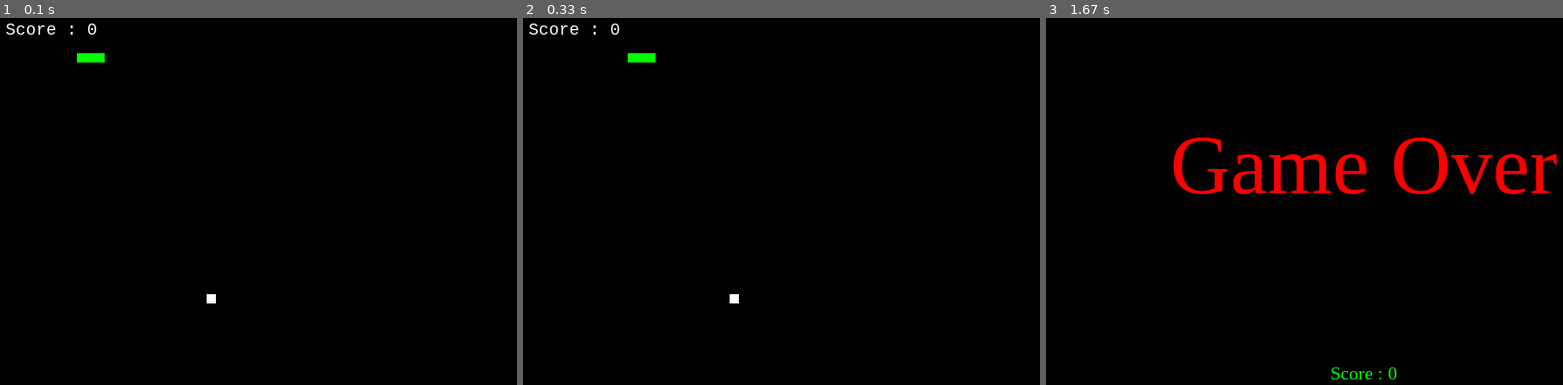
Above: before the commit, frames 1-3 (left to right).
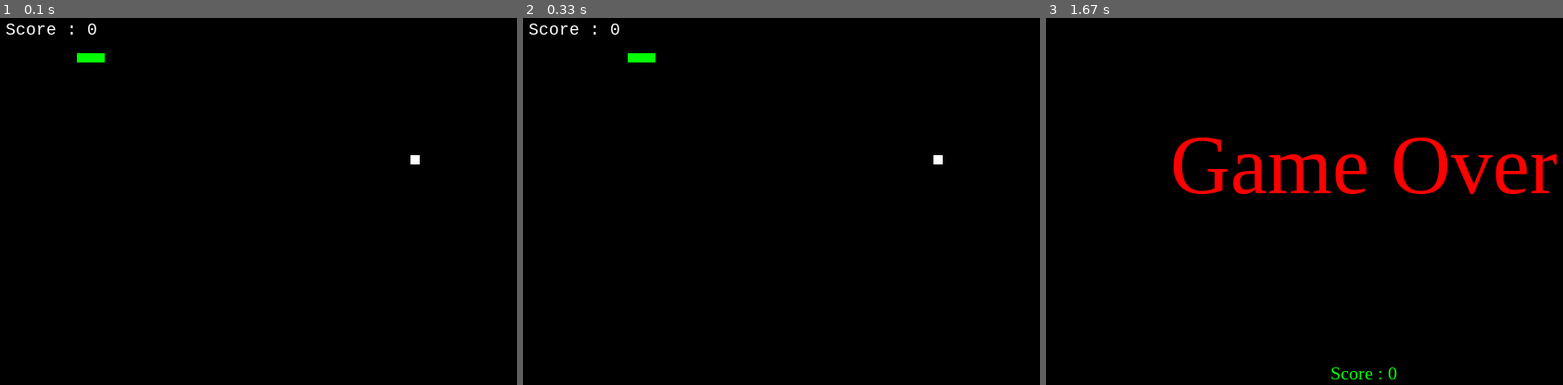
Above: after the commit, the same moments.

Repository: Worldeditory/snake_pygame
Game: pygame game, started from snake.py
The game is run twice, just before and just after one commit, with the same random seed, the same clock (stepped at 60 frames per second) and the same inputs.
Inputs:
- Up to frame 1 (0.1 s): no input
- Up to frame 2 (0.33 s): no input
- Up to frame 3 (1.67 s): tap A at 0.33 s

The runs differ from the first frame. In frame 1, less than 0.1% of the frame differs, in the area x 39-82%, y 37-78%; in frame 2, less than 0.1%; in frame 3, nothing differs.

Commit message:
obstacle add
장애물 생성 및 충돌 시 게임오버 추가함

Diff:
--- a/snake.py
+++ b/snake.py
@@ -29,7 +29,8 @@
 # Delete the '%pip' code and run this code if you want to run on python
 import sys
 import subprocess
-subprocess.check_call([sys.executable, '-m', 'pip', 'install', 'pygame'])
+
+subprocess.check_call([sys.executable, "-m", "pip", "install", "pygame"])
 
 # %% [markdown]
 # #### 1. 모듈 임포트(Module import)
@@ -40,6 +41,7 @@
 # %%
 # Pygame module import
 import pygame
+
 # 시간 확인, random 부여 등을 위한 module import
 # Modules for time checking and randomization
 import random
@@ -76,15 +78,23 @@
 # Game 관련 변수들
 # Game variables
 snake_pos = [100, 50]
-snake_body = [[100, 50], [100-10, 50], [100-(2*10), 50]]
-
-food_pos = [random.randrange(1, (frame[0]//10)) * 10,
-            random.randrange(1, (frame[1]//10)) * 10]
+snake_body = [[100, 50], [100 - 10, 50], [100 - (2 * 10), 50]]
+
+food_pos = [
+    random.randrange(1, (frame[0] // 10)) * 10,
+    random.randrange(1, (frame[1] // 10)) * 10,
+]
 food_spawn = True
 
-direction = 'RIGHT'
+direction = "RIGHT"
 
 score = 0
+
+obstacle_pos = []
+
+# 장애물 생성할 때 임시로 사용할 변수
+obstacle_x = 0
+obstacle_y = 0
 
 # %% [markdown]
 # ##### 1-2. Pygame 초기화(Initialize Pygame)
@@ -107,17 +117,17 @@
     # 두번째 항목이 error의 수를 알려줍니다.
     # second number in tuple gives number of errors
     if check_errors[1] > 0:
-        print(
-            f'[!] Had {check_errors[1]} errors when initialising game, exiting...')
+        print(f"[!] Had {check_errors[1]} errors when initialising game, exiting...")
         sys.exit(-1)
     else:
-        print('[+] Game successfully initialised')
+        print("[+] Game successfully initialised")
 
     # pygame.display를 통해 제목, window size를 설정하고 초기화합니다.
     # Initialise game window using pygame.display
-    pygame.display.set_caption('Snake Example with PyGame')
+    pygame.display.set_caption("Snake Example with PyGame")
     game_window = pygame.display.set_mode(size)
     return game_window
+
 
 # %% [markdown]
 # ##### 1-3. 기본 logic 함수 모음(basic logics of the game)
@@ -134,29 +144,30 @@
     # Score를 띄우기 위한 설정입니다.
     # Settings for showing score on screen
     score_font = pygame.font.SysFont(font, fontsize)
-    score_surface = score_font.render('Score : ' + str(score), True, color)
+    score_surface = score_font.render("Score : " + str(score), True, color)
     score_rect = score_surface.get_rect()
 
     # Game over 상황인지 게임중 상황인지에 따라 다른 위치를 선정합니다.
     # Select different location depending on the situation.
     if choice == 1:
-        score_rect.midtop = (size[0]/10, 15)
+        score_rect.midtop = (size[0] / 10, 15)
     else:
-        score_rect.midtop = (size[0]/2, size[1]/1.25)
+        score_rect.midtop = (size[0] / 2, size[1] / 1.25)
 
     # 설정한 글자를 window에 복사합니다.
     # Copy the string to windows
     window.blit(score_surface, score_rect)
+
 
 # %%
 # Game Over
 def game_over(window, size):
     # 'Game Over'문구를 띄우기 위한 설정입니다.
     # Settings of the 'Game Over' string to show on the screen
-    my_font = pygame.font.SysFont('times new roman', 90)
-    game_over_surface = my_font.render('Game Over', True, red)
+    my_font = pygame.font.SysFont("times new roman", 90)
+    game_over_surface = my_font.render("Game Over", True, red)
     game_over_rect = game_over_surface.get_rect()
-    game_over_rect.midtop = (size[0]/2, size[1]/4)
+    game_over_rect.midtop = (size[0] / 2, size[1] / 4)
 
     # window를 검은색으로 칠하고 설정했던 글자를 window에 복사합니다.
     # Fill window as black and copy 'Game Over' strings to main window.
@@ -165,7 +176,7 @@
 
     # 'show_score' 함수를 부릅니다.
     # Call 'show_score' function.
-    show_score(window, size, 0, green, 'times', 20)
+    show_score(window, size, 0, green, "times", 20)
 
     # 그려진 화면을 실제로 띄워줍니다.
     # Show drawn windows to screen
@@ -185,17 +196,18 @@
     # 방향이 반대방향이면 무시합니다.
     # Chnage direction using WASD or arrow key
     # Ignore keyboard input if input key has opposite direction
-    if direction != 'DOWN' and key == pygame.K_UP or key == ord('w'):
-        return 'UP'
-    if direction != 'UP' and key == pygame.K_DOWN or key == ord('s'):
-        return 'DOWN'
-    if direction != 'RIGHT' and key == pygame.K_LEFT or key == ord('a'):
-        return 'LEFT'
-    if direction != 'LEFT' and key == pygame.K_RIGHT or key == ord('d'):
-        return 'RIGHT'
+    if direction != "DOWN" and key == pygame.K_UP or key == ord("w"):
+        return "UP"
+    if direction != "UP" and key == pygame.K_DOWN or key == ord("s"):
+        return "DOWN"
+    if direction != "RIGHT" and key == pygame.K_LEFT or key == ord("a"):
+        return "LEFT"
+    if direction != "LEFT" and key == pygame.K_RIGHT or key == ord("d"):
+        return "RIGHT"
     # 모두 해당하지 않다면 원래 방향을 돌려줍니다.
     # Return current direction if none of keyboard input occured
     return cur_dir
+
 
 # %% [markdown]
 # #### 2. 메인 프로그램
@@ -230,13 +242,13 @@
 
     # 실제로 뱀의 위치를 옮깁니다.
     # Move the actual snake position
-    if direction == 'UP':
+    if direction == "UP":
         snake_pos[1] -= 10
-    if direction == 'DOWN':
+    if direction == "DOWN":
         snake_pos[1] += 10
-    if direction == 'LEFT':
+    if direction == "LEFT":
         snake_pos[0] -= 10
-    if direction == 'RIGHT':
+    if direction == "RIGHT":
         snake_pos[0] += 10
 
     # 우선 증가시키고 음식의 위치가 아니라면 마지막을 뺍니다.
@@ -251,23 +263,40 @@
     # 음식이 없다면 음식을 랜덤한 위치에 생성합니다.
     # Spawning food on the screen with random position
     if not food_spawn:
-        food_pos = [
-            random.randrange(1, (frame[0]//10)) * 10,
-            random.randrange(1, (frame[1]//10)) * 10
-        ]
-    food_spawn = True
+        while food_spawn == False:
+            food_spawn = True
+            food_pos = [
+                random.randrange(1, (frame[0] // 10)) * 10,
+                random.randrange(1, (frame[1] // 10)) * 10,
+            ]
+            for obstacle in obstacle_pos:  # 만약 음식 생성 위치에 장애물이 있다면 다른곳에 음식을 생성함
+                if food_pos == obstacle:
+                    food_spawn = False
+                    break
+
+        # 장애물을 생성함
+        while 1:
+            obstacle_x = random.randrange(1, (frame[0] // 10)) * 10
+            obstacle_y = random.randrange(1, (frame[1] // 10)) * 10
+            if [obstacle_x, obstacle_y] != food_pos:
+                obstacle_pos.append([obstacle_x, obstacle_y])
+                break
 
     # 우선 게임을 검은 색으로 채우고 뱀의 각 위치마다 그림을 그립니다.
     # Fill the screen black and draw each position of snake
     main_window.fill(black)
     for pos in snake_body:
-        pygame.draw.rect(main_window, green,
-                         pygame.Rect(pos[0], pos[1], 10, 10))
+        pygame.draw.rect(main_window, green, pygame.Rect(pos[0], pos[1], 10, 10))
 
     # 음식을 그립니다.
     # Draw snake food
-    pygame.draw.rect(main_window, white,
-                     pygame.Rect(food_pos[0], food_pos[1], 10, 10))
+    pygame.draw.rect(main_window, white, pygame.Rect(food_pos[0], food_pos[1], 10, 10))
+
+    # 장애물을 그립니다
+    for obstacle in obstacle_pos:
+        pygame.draw.rect(
+            main_window, red, pygame.Rect(obstacle[0], obstacle[1], 10, 10)
+        )
 
     # Game Over 상태를 확인합니다.
     # Check Game Over conditions
@@ -285,9 +314,13 @@
         if snake_pos[0] == block[0] and snake_pos[1] == block[1]:
             game_over(main_window, frame)
 
+    for obstacle in obstacle_pos:  # 만약 음식 생성 위치에 장애물이 있다면 다른곳에 음식을 생성함
+        if snake_pos[0] == obstacle[0] and snake_pos[1] == obstacle[1]:
+            game_over(main_window, frame)
+
     # 점수를 띄워줍니다.
     # Show score with defined function
-    show_score(main_window, frame, 1, white, 'consolas', 20)
+    show_score(main_window, frame, 1, white, "consolas", 20)
 
     # 실제 화면에 보이도록 업데이트 해줍니다.
     # Refresh game screen
